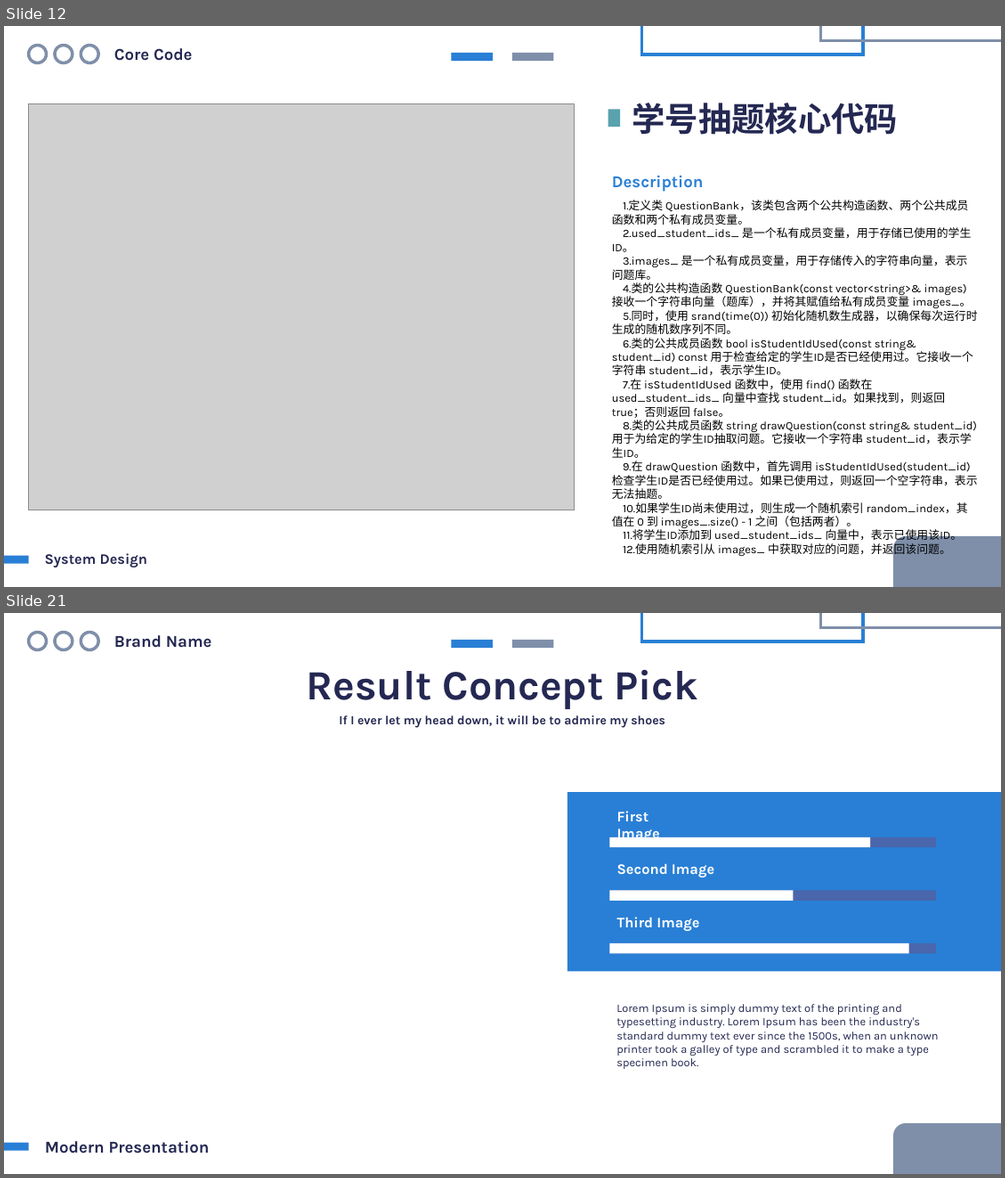
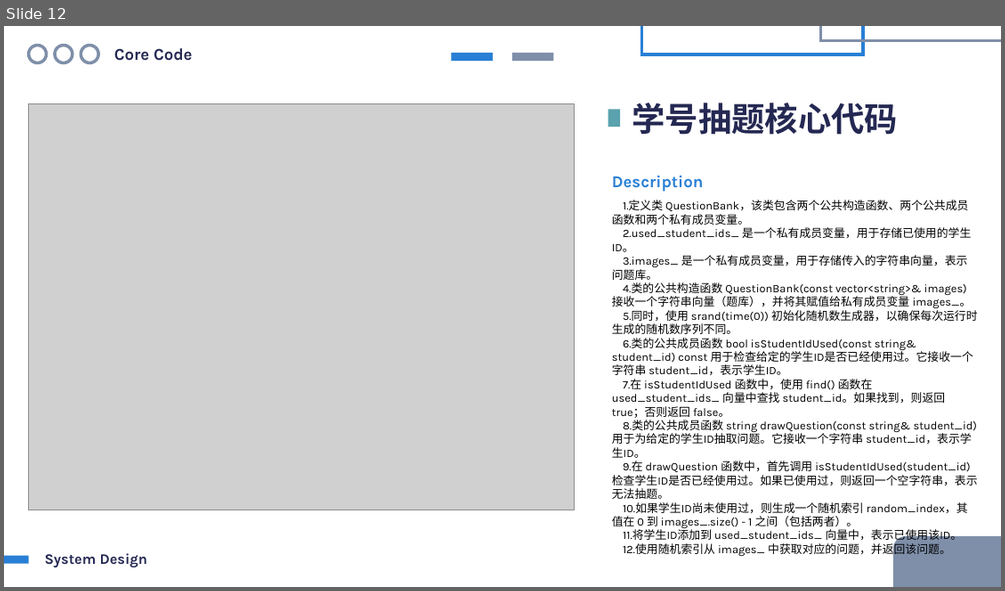
Before and after one commit to HoshiMeisa/Question-Drawing-System, a slide deck: ThesisDefense.pptx. Shown one above the other, each under a label of ours: slides 12 and 21 before the commit, slide 12 after it; the slides between them are not shown. The pictures are 1005x1178 and 1005x591 pixels, drawn with LibreOffice and Linux fonts; fonts in the diff are those of the drawing; grey boxes stand for pictures. Boxes give left, top, right and bottom in pixels: in the first picture for what was removed or moved away, otherwise in the second. Text is boxed around its words. In the diff, an @@ line names an element or a change of style, - is before the commit and + after.

```diff
--- a/ThesisDefense.pptx
+++ b/ThesisDefense.pptx
@@ slide 21 removed at box(4, 613, 1001, 1174), background #FFFFFF @@
@@ ellipse removed at box(29, 633, 47, 650) @@
@@ ellipse removed at box(55, 633, 73, 650) @@
@@ ellipse removed at box(81, 633, 99, 650) @@
@@ text removed at box(114, 635, 212, 648) @@
-Brand Name
@@ rectangle removed at box(642, 613, 863, 641) @@
@@ rectangle removed at box(821, 613, 1001, 628) @@
@@ rectangle removed at box(451, 640, 493, 648) @@
@@ rectangle removed at box(512, 640, 554, 648) @@
@@ text removed at box(307, 669, 698, 709) @@
-Result Concept Pick
@@ text removed at box(339, 715, 665, 728) @@
-If I ever let my head down, it will be to admire my shoes
@@ rectangle removed at box(568, 792, 1001, 971) @@
@@ text removed at box(617, 811, 660, 843) @@
-First Image
@@ rectangle removed at box(610, 837, 936, 848) @@
@@ rectangle removed at box(610, 837, 871, 848) @@
@@ text removed at box(617, 863, 714, 877) @@
-Second Image
@@ rectangle removed at box(610, 891, 936, 900) @@
@@ rectangle removed at box(610, 891, 793, 900) @@
@@ text removed at box(617, 916, 699, 931) @@
-Third Image
@@ rectangle removed at box(610, 943, 936, 954) @@
@@ rectangle removed at box(610, 943, 909, 954) @@
@@ text removed at box(616, 1004, 938, 1069) @@
-Lorem Ipsum is simply dummy text of the printing and typesetting industry. Lorem Ipsum has been the industry's standard dummy text ever since the 1500s, when an unknown printer took a galley of type and scrambled it to make a type specimen book.
@@ rectangle removed at box(4, 1143, 28, 1151) @@
@@ text removed at box(45, 1141, 210, 1153) @@
-Modern Presentation
@@ rounded rectangle removed at box(893, 1123, 1001, 1174) @@
```
Also in this commit, not shown: 2 slides added, 26 other slides removed, 2 other files.
